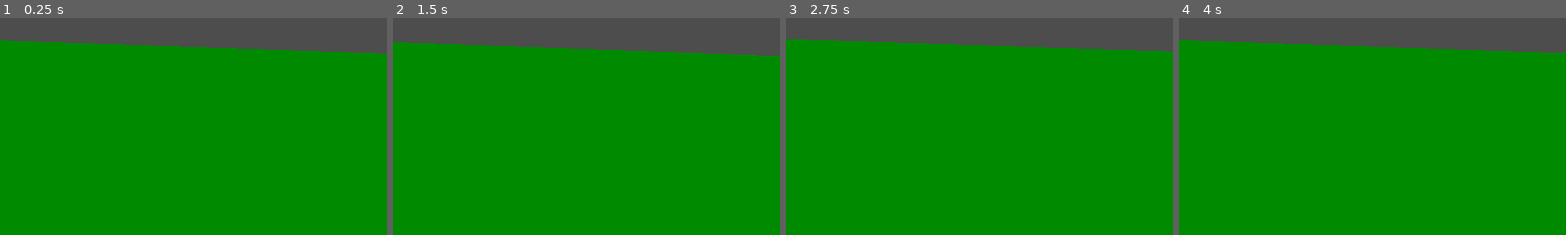
Above: before the commit, frames 1-4 (left to right).
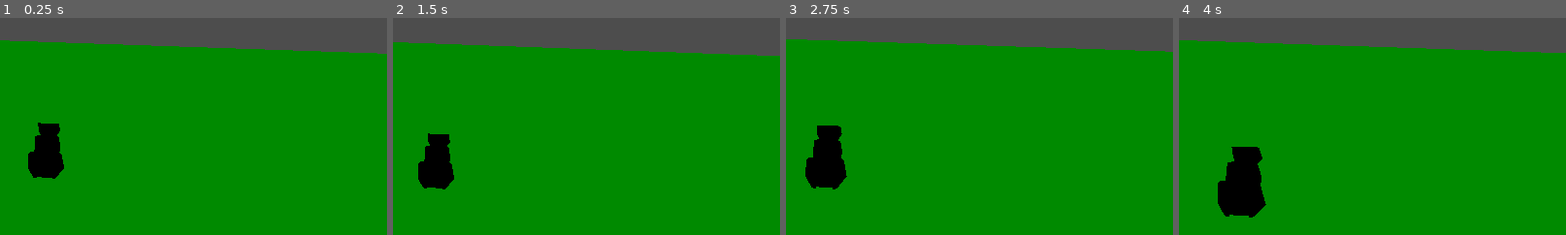
Above: after the commit, the same moments.

Repository: Steffo99/cinnos
Game: Godot game, scene res://Root.tscn
Two runs of this game, one before a commit and one after it. Both use one fixed random seed, a clock stepped at 60 frames per second and the inputs below.
Inputs:
- Up to frame 1 (0.25 s): no input
- Up to frame 2 (1.5 s): hold W (move_up) from 0.53 s (still down); tap Space (jump) at 0.77 s
- Up to frame 3 (2.75 s): tap Space (jump) at 1.52 s; release W (move_up) at 2.03 s; hold A (move_left) from 2.03 s (still down)
- Up to frame 4 (4 s): tap Space (jump) at 3.02, 3.77 s; release A (move_left) at 3.53 s; hold S (move_down) from 3.53 s (still down)
The pictures show only the part of the screen within x 50-100%, y 4-54%; the shares and areas given below are measured in that part.

The runs differ from the first frame. In frame 1, 1.8% of the frame differs, in the area x 7-17%, y 48-75%; in frame 2, 1.8%; in frame 3, 2.3%; in frame 4, 3.0%, in the area x 10-23%, y 59-92%.

Commit message:
Readd models

Diff:
--- a/Root.tscn
+++ b/Root.tscn
@@ -1,8 +1,9 @@
-[gd_scene load_steps=11 format=3 uid="uid://4whij2hmts0t"]
+[gd_scene load_steps=12 format=3 uid="uid://4whij2hmts0t"]
 
 [ext_resource type="Script" path="res://Player.gd" id="1_wt4gx"]
 [ext_resource type="Material" uid="uid://dondfiavgo2ws" path="res://Unshaded.material" id="2_upp15"]
 [ext_resource type="Script" path="res://GameTimer.gd" id="3_y362g"]
+[ext_resource type="PackedScene" uid="uid://t0gblqb4yr8m" path="res://models/turret.glb" id="4_uubk4"]
 
 [sub_resource type="CapsuleShape3D" id="CapsuleShape3D_castg"]
 
@@ -83,3 +84,6 @@
 
 [node name="GameTimer" type="Node" parent="Control/Label"]
 script = ExtResource("3_y362g")
+
+[node name="turret" parent="." instance=ExtResource("4_uubk4")]
+transform = Transform3D(-0.30538, 0, 0.952231, 0, 1, 0, -0.952231, 0, -0.30538, -0.219426, 0, -9.35718)
Binary file added: models/bar.glb
Not shown, added: models/bar.glb.import
Binary file added: models/bar_texturebarsport.png
Not shown, added: models/bar_texturebarsport.png.import
Binary file removed: models/house.fbx
Binary file added: models/house1.glb
Not shown, added: models/house1.glb.import
Not shown, added: models/house1_palette1.png.import
Binary file removed: models/house2.fbx
Binary file added: models/house2.glb
Not shown, added: models/house2.glb.import
Not shown, added: models/house2_palette1.png.import
(and 8 more such lines)
